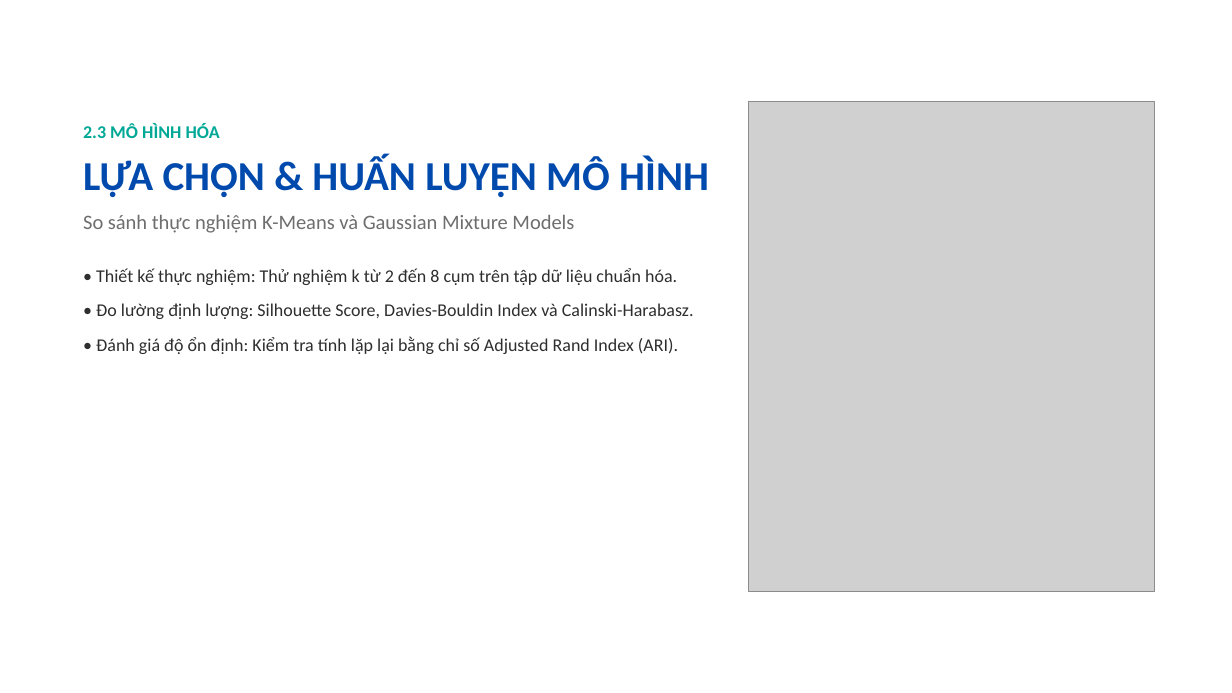
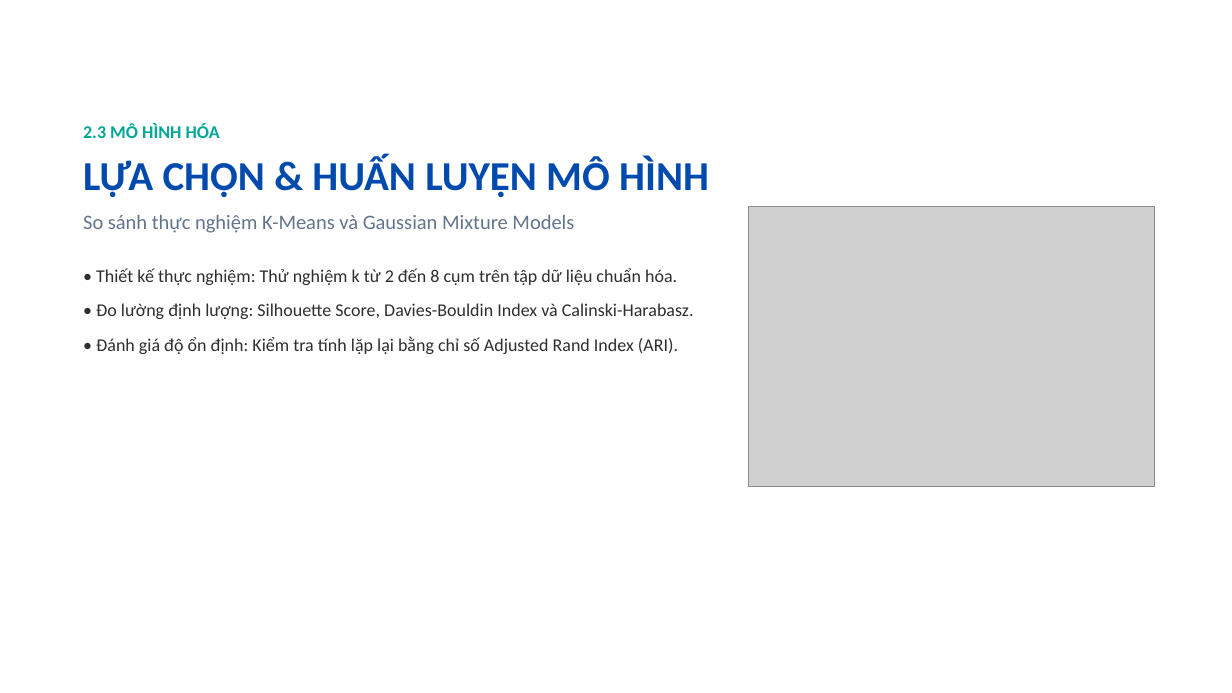
Before and after one commit to TminTtapcode/BTL_PTDL, a slide deck: slide 8 of docs/Slide_Thuyet_Trinh_HM_Modern_Minimal_16_Slides.pptx. Drawn at 1232x693 pixels with LibreOffice and Linux fonts; fonts in the diff are those of the drawing; grey boxes stand for pictures; background and template pictures are left out. Boxes give left, top, right and bottom in pixels: in the first picture for what was removed or moved away, otherwise in the second. Text is boxed around its words. In the diff, an @@ line names an element or a change of style, - is before the commit and + after.

Commit message:
docs: perfect 16-slide presentation with exact notebook figures, card containers and preserved aspect ratios

```diff
--- a/docs/Slide_Thuyet_Trinh_HM_Modern_Minimal_16_Slides.pptx
+++ b/docs/Slide_Thuyet_Trinh_HM_Modern_Minimal_16_Slides.pptx
@@ picture resized from (x1=749, y1=102, x2=1155, y2=592) to (x1=749, y1=206, x2=1155, y2=487) @@
@@ text at (x1=83, y1=215, x2=574, y2=233): text colour #6E6E6E to #64748B in "So sánh thực nghiệm K-Means và Gaussian ..." @@
```
Also in this commit, not shown: 13 other slides changed, 2 slides added, 2 slides removed.
